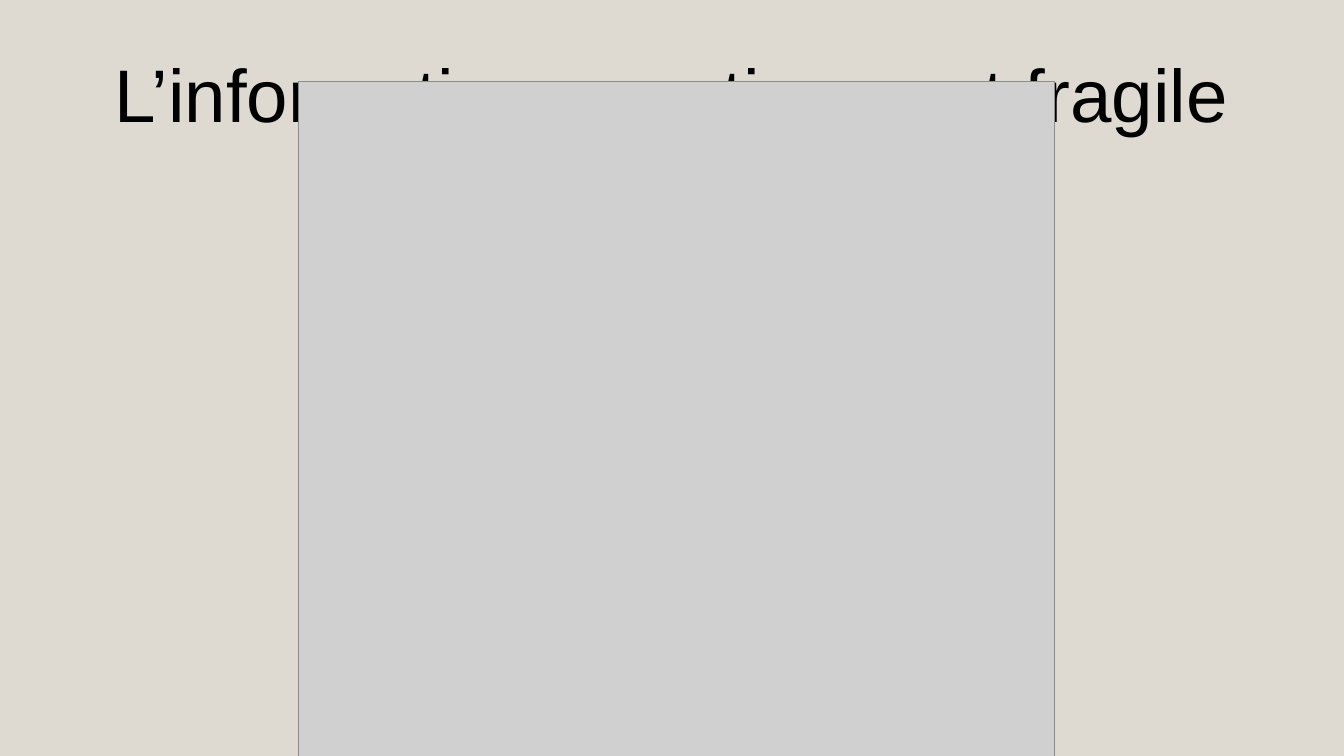
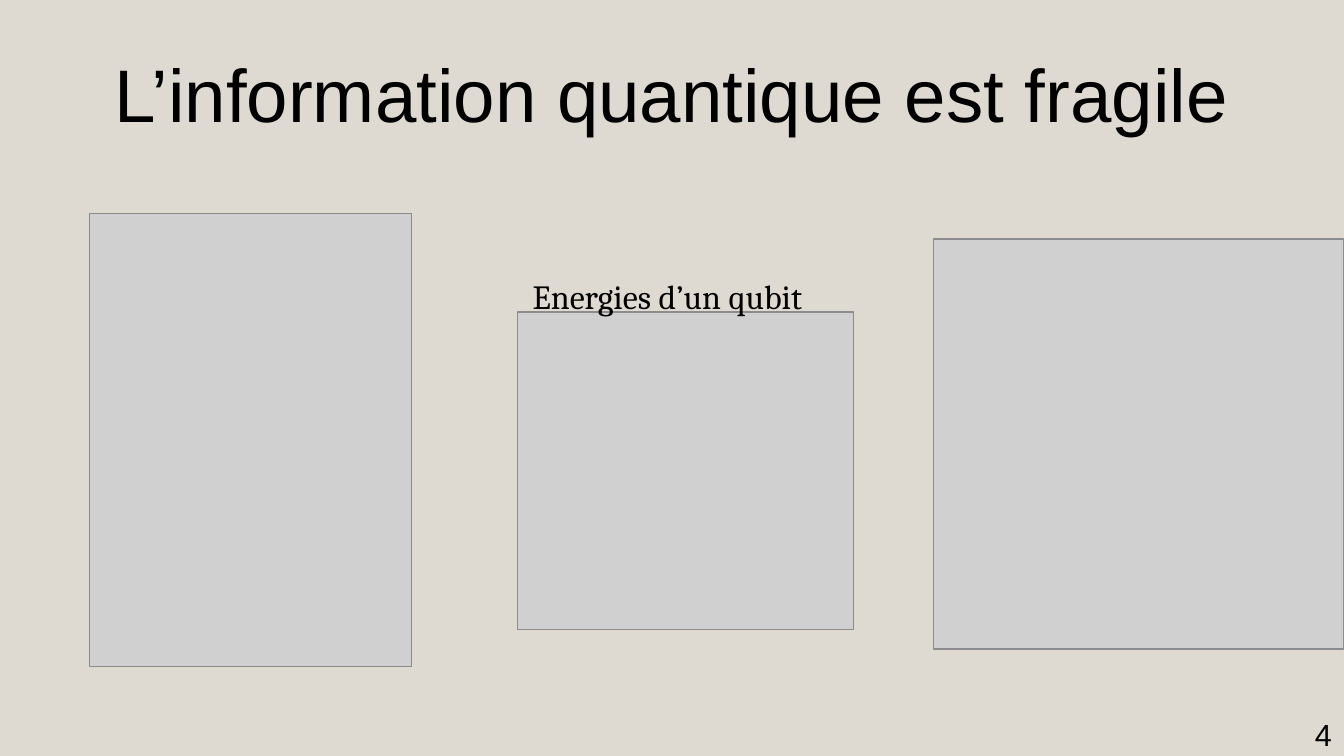
Before and after one commit to AmdaU/presentations, a slide deck: slide 4 of Seminaire/Seminaire.odp. Drawn at 1344x756 pixels with LibreOffice and Linux fonts; fonts in the diff are those of the drawing; grey boxes stand for pictures. Boxes give left, top, right and bottom in pixels: in the first picture for what was removed or moved away, otherwise in the second. Text is boxed around its words. In the diff, an @@ line names an element or a change of style, - is before the commit and + after.

```diff
--- a/Seminaire/Seminaire.odp
+++ b/Seminaire/Seminaire.odp
@@ picture added at (89, 213, 411, 666) @@
@@ picture added at (934, 239, 1344, 649) @@
@@ title added at (533, 285, 803, 317), 20 pt, text #000000 @@
+Energies d’un qubit
@@ picture: place and size @@
-picture at (299, 82, 1055, 756)
+picture at (517, 312, 854, 629)
@@ page number added at (1315, 725, 1332, 746), 18 pt, text #000000 @@
+4
```
Also in this commit, not shown: 24 other slides changed, 5 slides added, 3 slides removed, 27 other files.
